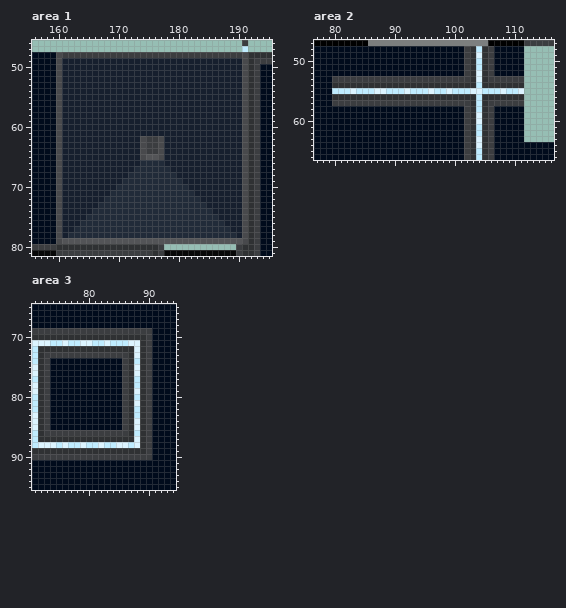
A pixel-art file gets an edit: Assets/Art/tileset2.ase. This is how it looked before the edit.
320x96 pixels, 1 frame. Colours within 5 levels of each other are drawn and written as one. Shown: area 1: x 156..195, y 46..81; area 2: x 77..116, y 47..66; area 3: x 71..94, y 65..95. The old version is drawn lined up with the new one, on the new canvas. The commit also changed other parts of the picture, which this record leaves out.
New version:
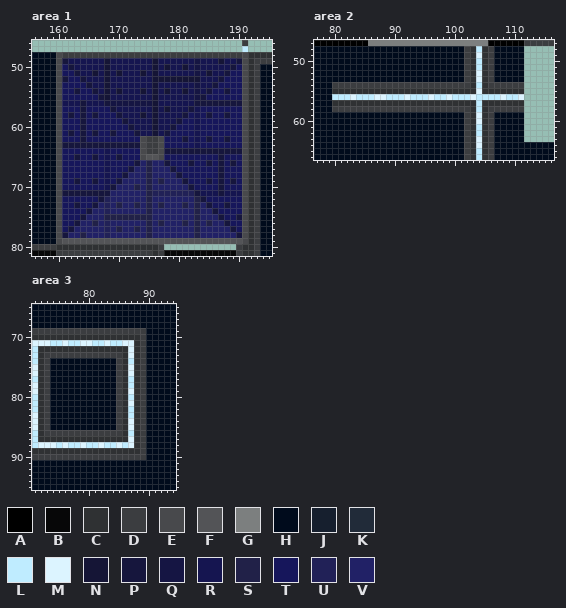
Palette (. is transparent): A #000000  B #070708  C #2f3133  D #3b3d40  E #48494c  F #535457  G #7c7f7f  H #000b1c  J #161f2e  K #212b39  L #bfecff  M #dcf4ff  N #151536  P #16163d  Q #151543  R #151550  S #212148  T #16165b  U #212157  V #212166
Difference:
canvas 320x96 -> 320x144
Changed rows in their new state; - is an unchanged pixel.
Area 1:
first column x 161:
49 PRRRRRRNRRRRRRRNRRRRRRQRRRNRRP
50 TPRRRRRNRRRRRRRNRNRRNRQRRRRRPT
51 TTPRRNRNRNRRRNRNRRRRRRQRNRRPTT
52 PTTPRRRNRRRRRRRNNNNNNNNRRRPTTT
53 TTTTPRRNRRRRRRRNRRRRRRQRRPTTTT
54 TTPTTPRNRNRRRNRNRNRRNRQRPTTPTT
55 TTTTTTPNRRRRRRRNRRRRRRQPTTTTTT
56 RRRPRRRPQQQQQQQNRRRRRRPPPPPPPP
57 TTTPTTTTPRRRRRRNRNRRRPRTTTTTTT
58 TPTPTPTTTPRRRNRNRRRRPTRTPTTPTT
59 TTTPTTTTTTPRRRRNRRRPTTRTTTTTTT
60 TTTPTTTTTTTPRRRNRRPTTTRTTTTTTT
61 TPTPTPTTPTTTPRRNRPTTTTRTTTTTTT
62 TTTPTTTTTTTTT----TTTPTRTPTTPTT
63 PPPPPPPPPPPPP----TTTTTRTTTTTTT
64 TTTTTTTRTTTTT----PPPPPPPPPPPPP
65 TTPTTPTRTPTTT----TTTTTTTTTPTTT
66 TTTTTTTRTTTTPVSVVPTTTPTTPTPTPT
67 TTTTTTTRTTTPVVSVVVPTTTTTTTPTTT
68 TTTTTTTRTTPVVVSVVVVPTTTTTTPTTT
69 TTPTTPTRTPVVVVSVSVVVPTTTPTPTPT
70 TTTTTTTRPVVVSVSVVVVVVPTTTTPTTT
71 PPPPPPPPVVVVVVSUUUUUUUPRRRPRRR
72 TTTTTTPUVVVVVVSVVVVVVVSPTTTTTT
73 TTPTTPVUVSVVSVSVSVVVSVSVPTTPTT
74 TTTTPVVUVVVVVVSVVVVVVVSVVPTTTT
75 TTTPVVVSSSSSSSSVVVVVVVSVVVPTTP
76 TTPVVSVUVVVVVVSVSVVVSVSVSVVPTT
77 TPVVVVVUVSVVSVSVVVVVVVSVVVVVPT
78 PVVSVVVUVVVVVVSVVVVVVVSVVVVVVP
Area 2:
first column x 80:
53 HHHHHHHHHHHHHHHHHHHHHH-----HHHHH
54 DDDDDDDDDDDDDDDDDDDDDDD---DDDDDD
55 CCCCCCCCCCCCCCCCCCCCCCCC-CCCCCCC
56 LLLMLLLMMLLLMLLLMLLMLLLM-LLLMLLM
57 CCCCCCCCCCCCCCCCCCCCCCC---CCCCCC
58 DDDDDDDDDDDDDDDDDDDDDD-----DDDDD
Area 3:
first column x 85:
69 -----H
70 ----DH
71 -M-CDH
72 --MCDH
73 -CMCDH
74 DCLCDH
75 DCMCDH
76 DCMCDH
77 DCLCDH
78 DCLCDH
79 DCMCDH
80 DCLCDH
81 DCMCDH
82 DCLCDH
83 DCLCDH
84 DCMCDH
85 DCMCDH
86 -CLCDH
87 --MCDH
88 -LMCDH
89 ----DH
90 -----H
Pixel boxes of the changes (left, top, right, bottom) in both pictures:
changed: (62, 58, 242, 238)
changed: (332, 76, 524, 112)
changed: (116, 328, 152, 460)
